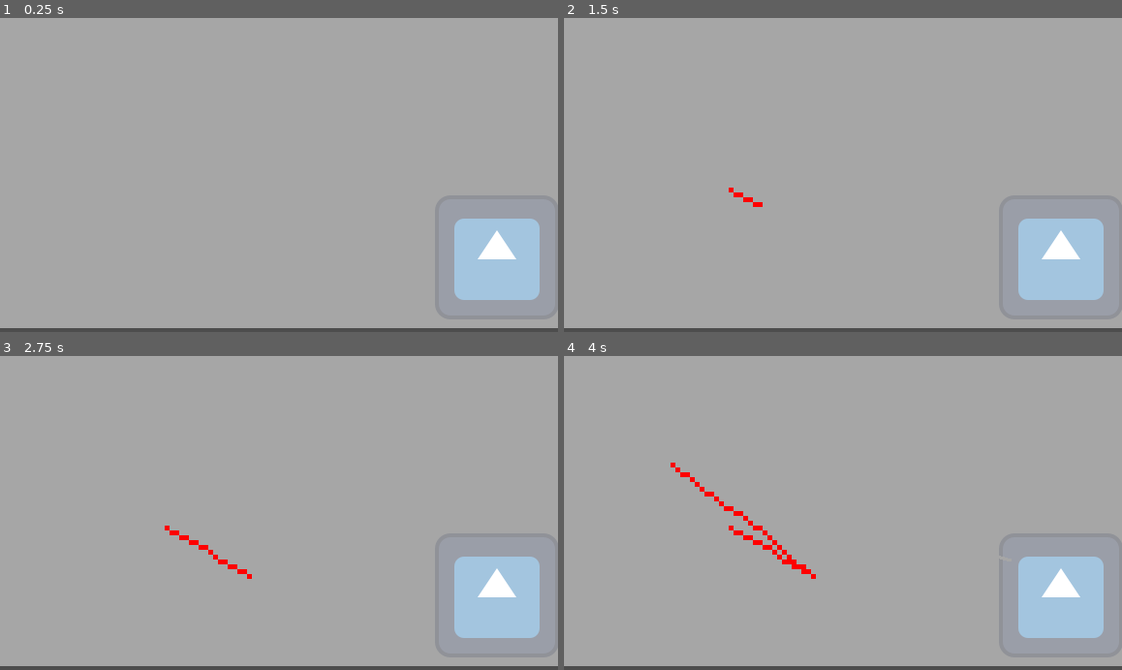
Above: before the commit, frames 1-4 (two rows, left to right).
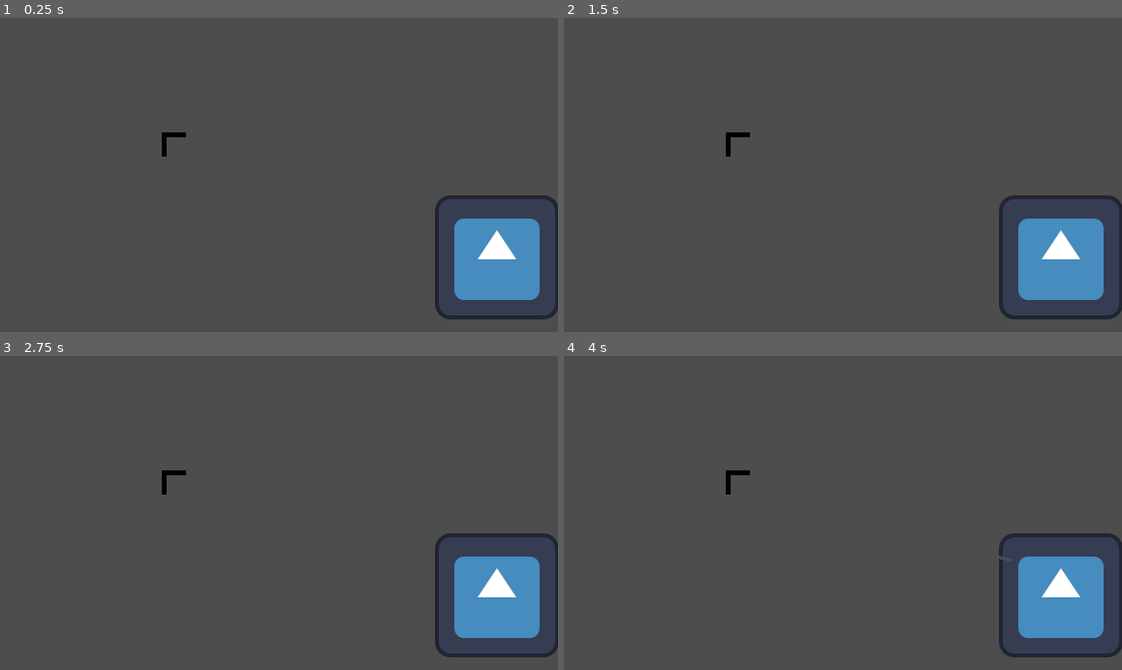
Above: after the commit, the same moments.

Repository: ninacalmon/ordem-e-registro
Game: Godot game, scene res://Scenes/game.tscn
Two runs of this game, one before a commit and one after it. Both use one fixed random seed, a clock stepped at 60 frames per second and the inputs below. The engine's default icon, where the game draws it, is replaced by a stand-in: a white triangle on a blue panel in a dark square.
Inputs (mouse positions are in pixels of both pictures, inside the frame that each line leads up to):
- Up to frame 1 (0.25 s): no input
- Up to frame 2 (1.5 s): tap Enter at 0.5 s; move the mouse to (965, 159) at 0.52 s; click (965, 159) at 0.67 s; tap Space at 1.25 s; drag from (731, 190) to (815, 237) at 1.27 s
- Up to frame 3 (2.75 s): tap Enter at 2 s; move the mouse to (334, 443) at 2.02 s; click (334, 443) at 2.17 s
- Up to frame 4 (4 s): tap Space at 2.75 s; drag from (815, 575) to (675, 465) at 2.77 s; tap Enter at 3.5 s; move the mouse to (1010, 560) at 3.52 s; click (1010, 560) at 3.67 s

The runs differ from the first frame. In frame 1, 98% of the frame differs, in the area x 0-100%, y 0-99%; in frame 2, 98%; in frame 3, 98%; in frame 4, 98%.

Commit message:
Added reference system and comparison between reference and player drawn image.

Diff:
--- /dev/null
+++ b/Scenes/drawable_canvas.gd
@@ -0,0 +1,21 @@
+extends Sprite2D
+class_name DrawableCanvas
+
+@export var reference: Reference
+@export var draw_color: Color = Color(1, 0, 0, 1)
+
+@onready var image_width: int = reference.image_width
+@onready var image_height: int = reference.image_height
+
+var image: Image
+var new_texture: ImageTexture
+
+func _ready():
+	self.centered = false
+	image = Image.create_empty(image_width, image_height, false, Image.FORMAT_RGBA8)
+	image.fill(Color(1, 1, 1, 0.0))
+
+	new_texture = ImageTexture.create_from_image(image)
+	self.texture = new_texture
+
+	self.scale = reference.scale
--- a/Scenes/game.tscn
+++ b/Scenes/game.tscn
@@ -20,3 +20,4 @@
 script = ExtResource("3_wrm1d")
 
 [node name="SignatureSpace" parent="." instance=ExtResource("4_3dryh")]
+position = Vector2(167, 118)
--- /dev/null
+++ b/Scenes/reference.gd
@@ -0,0 +1,37 @@
+## TEMPORARY! REFERENCE IMAGE WILL NOT BE CREATED HERE!
+extends Sprite2D
+class_name Reference
+
+@export var image_width: int = 5
+@export var image_height: int = 5
+@export var draw_color: Color = Color(0, 0, 0, 1)
+
+var sprite: Sprite2D = self
+var image: Image
+var new_texture: ImageTexture
+var drawing := false
+var last_pixel: Vector2i
+
+func _ready():
+	sprite.centered = false
+	image = Image.create_empty(image_width, image_height, false, Image.FORMAT_RGBA8)
+	image.fill(Color(1, 1, 1, 0.0))
+
+	new_texture = ImageTexture.create_from_image(image)
+	sprite.texture = new_texture
+
+	sprite.scale = Vector2(5, 5)
+
+	draw_even_coordinates()
+
+func draw_even_coordinates():
+	for x in range(image_width):
+		for y in range(image_height):
+			if x % 5 == 0 or y % 5 == 0:
+				draw_pixel(x, y)
+
+	new_texture.update(image)
+
+func draw_pixel(x: int, y: int):
+	if x >= 0 and x < image_width and y >= 0 and y < image_height:
+		image.set_pixel(x, y, draw_color)
--- a/Scenes/signature_space.tscn
+++ b/Scenes/signature_space.tscn
@@ -1,12 +1,25 @@
-[gd_scene load_steps=2 format=3 uid="uid://chbraq4tb1kgp"]
+[gd_scene load_steps=5 format=3 uid="uid://chbraq4tb1kgp"]
 
 [ext_resource type="Script" uid="uid://vc1qjnckb86" path="res://Scripts/draw_module.gd" id="1_axkmt"]
+[ext_resource type="Script" uid="uid://bewe0kfv5ixii" path="res://Scenes/reference.gd" id="1_kh1kw"]
+[ext_resource type="Script" uid="uid://ctntf2brgohes" path="res://Scenes/drawable_canvas.gd" id="2_pgdyx"]
+[ext_resource type="Script" uid="uid://dtd30aj0k6jkw" path="res://Scripts/image_comparison_module.gd" id="3_pgdyx"]
 
 [node name="SignatureSpace" type="Node2D"]
 
-[node name="Sprite2D" type="Sprite2D" parent="."]
+[node name="ReferenceSpr" type="Sprite2D" parent="."]
+script = ExtResource("1_kh1kw")
+
+[node name="DrawableSpr" type="Sprite2D" parent="." node_paths=PackedStringArray("reference")]
 centered = false
+script = ExtResource("2_pgdyx")
+reference = NodePath("../ReferenceSpr")
 
-[node name="DrawModule" type="Node" parent="." node_paths=PackedStringArray("sprite")]
+[node name="DrawModule" type="Node" parent="." node_paths=PackedStringArray("drawable_canvas")]
 script = ExtResource("1_axkmt")
-sprite = NodePath("../Sprite2D")
+drawable_canvas = NodePath("../DrawableSpr")
+
+[node name="ImageComparisonModule" type="Node" parent="." node_paths=PackedStringArray("reference", "sample")]
+script = ExtResource("3_pgdyx")
+reference = NodePath("../ReferenceSpr")
+sample = NodePath("../DrawableSpr")
--- a/Scripts/draw_module.gd
+++ b/Scripts/draw_module.gd
@@ -1,27 +1,14 @@
 extends Node
 
+@export var drawable_canvas: DrawableCanvas
 @export var image_width: int = 128
 @export var image_height: int = 64
 @export var draw_color: Color = Color(1, 0, 0, 1)
-@export var sprite: Sprite2D
 
-var image: Image
-var new_texture: ImageTexture
+@onready var image: Image = drawable_canvas.image
+@onready var new_texture: ImageTexture = drawable_canvas.new_texture
 var drawing := false
 var last_pixel: Vector2i
-
-
-
-func _ready():
-	sprite.centered = false
-	image = Image.create_empty(image_width, image_height, false, Image.FORMAT_RGBA8)
-	image.fill(Color(1, 1, 1, 0.5))
-
-	new_texture = ImageTexture.create_from_image(image)
-	sprite.texture = new_texture
-
-	sprite.scale = Vector2(5, 5)
-
 
 func _input(event):
 	if event is InputEventMouseButton:
@@ -38,7 +25,7 @@
 
 func get_pixel_from_mouse() -> Vector2i:
 	var mouse_global = get_viewport().get_mouse_position()
-	var local_pos = sprite.to_local(mouse_global)
+	var local_pos = drawable_canvas.to_local(mouse_global)
 
 	var x = int(local_pos.x)
 	var y = int(local_pos.y)
@@ -80,9 +67,5 @@
 
 func draw_pixel(x: int, y: int):
 	if x >= 0 and x < image_width and y >= 0 and y < image_height:
+		EventBus.new_pixel_drawn.emit(x, y, draw_color, image.get_pixel(x, y))
 		image.set_pixel(x, y, draw_color)
-
-func get_pixel_alpha(x: int, y: int) -> float:
-	if x >= 0 and x < image_width and y >= 0 and y < image_height:
-		return image.get_pixel(x, y).a
-	return -1.0
--- /dev/null
+++ b/Scripts/image_comparison_module.gd
@@ -0,0 +1,30 @@
+extends Node
+
+@export var reference: Sprite2D
+@export var sample: Sprite2D
+
+@onready var reference_image: Image = reference.image
+@onready var reference_image_width = reference_image.get_width()
+@onready var reference_image_height = reference_image.get_height()
+
+var match_value = 0
+var max_possible_score = 0
+
+func _ready() -> void:
+	EventBus.new_pixel_drawn.connect(self.compare_coordinates)
+
+	for x in range(self.reference_image_width):
+		for y in range(self.reference_image_height):
+			if (self.reference_image.get_pixel(x, y).a != 0):
+				self.max_possible_score += 1
+
+func compare_coordinates(sam_x, sam_y, color, previous_color):
+	if color == previous_color:
+		return
+
+	var ref_alpha: float = self.reference_image.get_pixel(sam_x, sam_y).a
+
+	if ref_alpha != 0:
+		self.match_value = min(self.match_value + 1, self.max_possible_score)
+	elif ref_alpha == 0:
+		self.match_value = max(self.match_value - 1, 0)
Not shown, added: Scenes/drawable_canvas.gd.uid
Not shown, added: Scenes/reference.gd.uid
Not shown, added: Scripts/image_comparison_module.gd.uid
